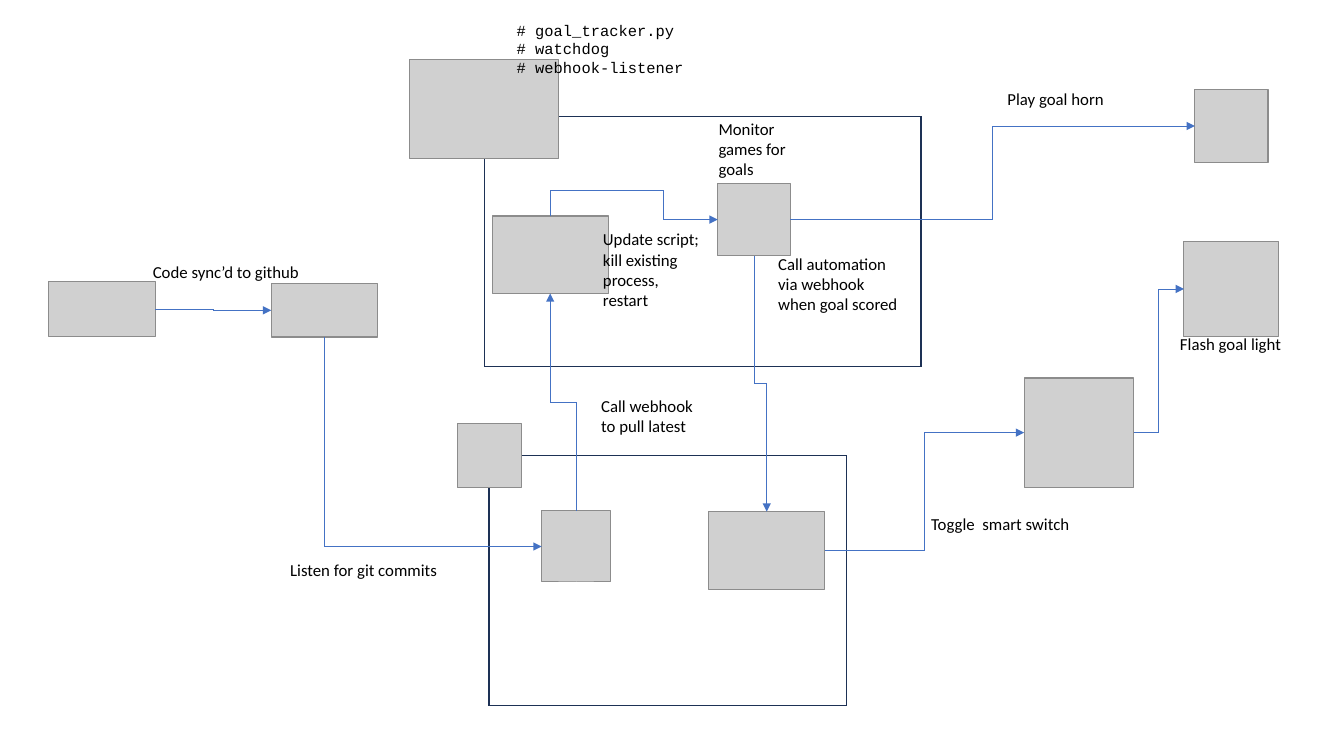
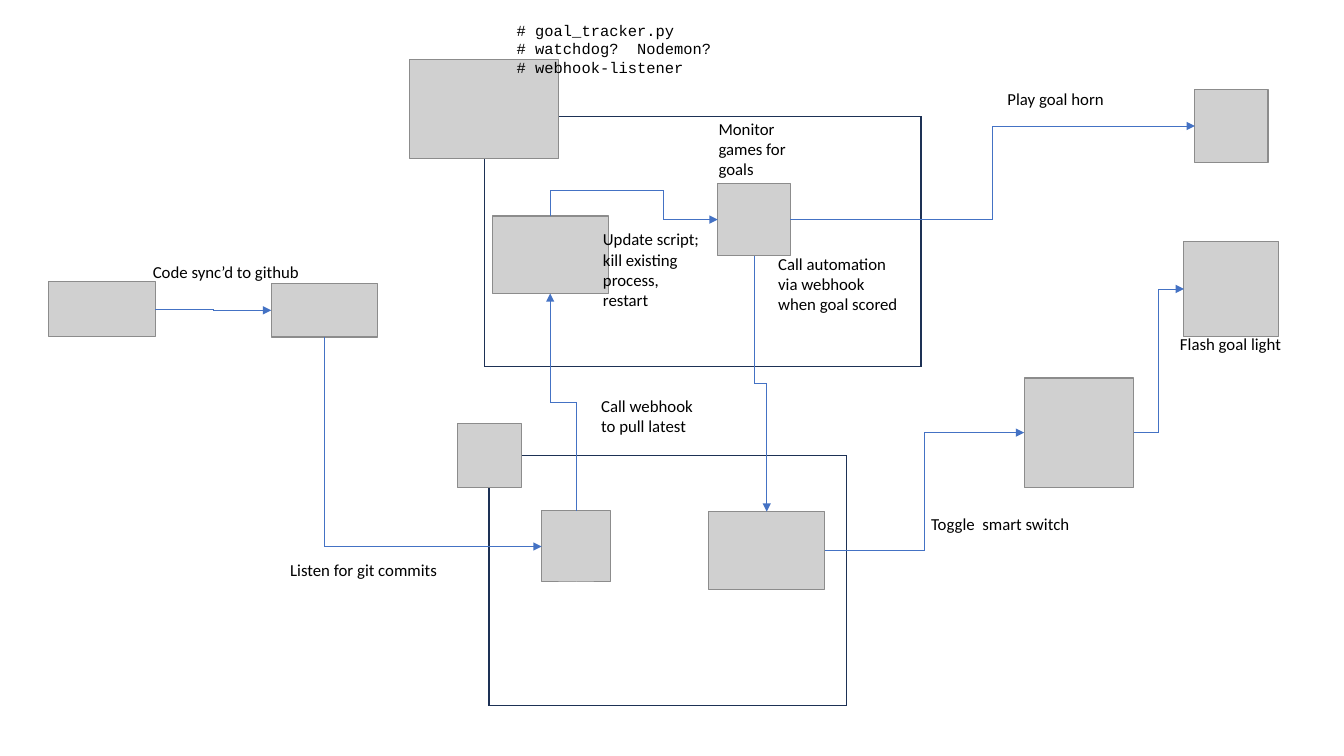
Before and after one commit to gitHubUser82892/leafs-goal-light, a slide deck: slide 2 of Flow diagram.pptx. Drawn at 1344x756 pixels with LibreOffice and Linux fonts; fonts in the diff are those of the drawing; grey boxes stand for pictures. Boxes give left, top, right and bottom in pixels: in the first picture for what was removed or moved away, otherwise in the second. Text is boxed around its words. In the diff, an @@ line names an element or a change of style, - is before the commit and + after.

```diff
--- a/Flow diagram.pptx
+++ b/Flow diagram.pptx
@@ text at box(535, 43, 711, 57): text changed @@
-# watchdog
+# watchdog? Nodemon?
```
Also in this commit, not shown: 1 other file.
